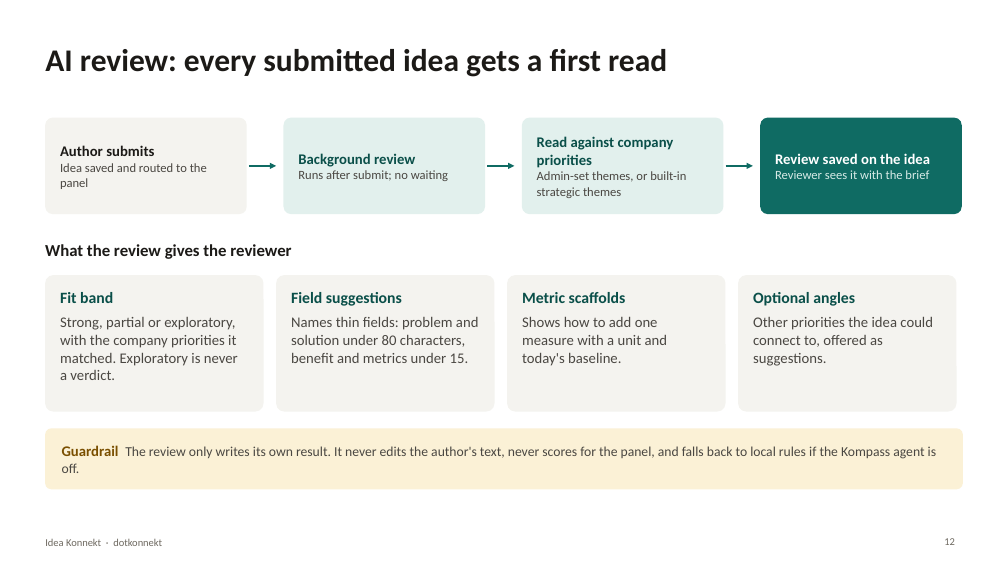
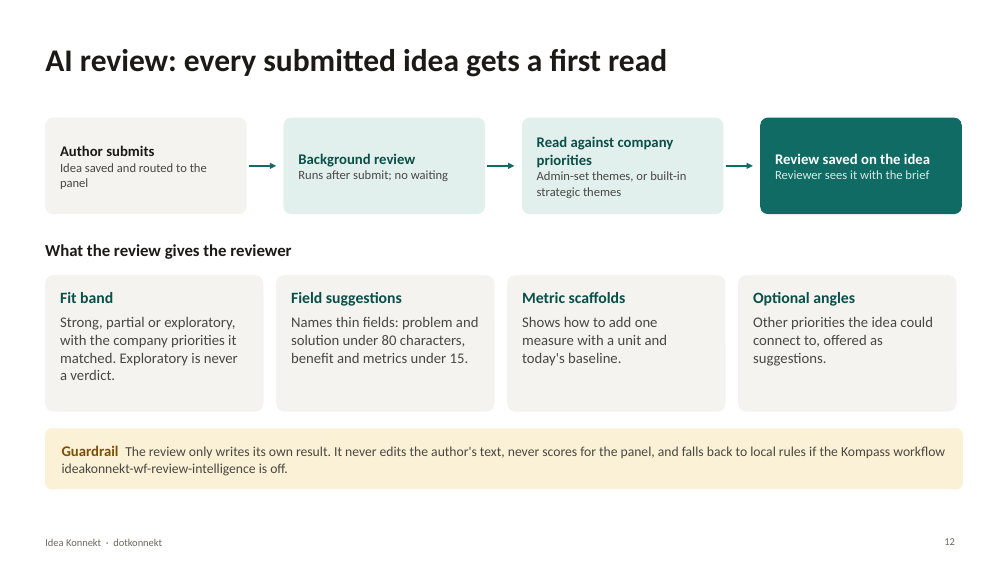
Before and after one commit to AmrithNiyogi/Idea-Hub, a slide deck: slide 12 of docs/project_docs/Idea_Konnekt_Demo.pptx. Drawn at 1008x567 pixels with LibreOffice and Linux fonts; fonts in the diff are those of the drawing. Boxes give left, top, right and bottom in pixels: in the first picture for what was removed or moved away, otherwise in the second. Text is boxed around its words. In the diff, an @@ line names an element or a change of style, - is before the commit and + after.

Commit message:
fix(ppt): update Idea Konnekt demo presentation

```diff
--- a/docs/project_docs/Idea_Konnekt_Demo.pptx
+++ b/docs/project_docs/Idea_Konnekt_Demo.pptx
@@ text in rounded rectangle at <box>62,445,945,476</box>: text changed @@
-Guardrail The review only writes its own result. It never edits the author's text, never scores for the panel, and falls back to local rules if the Kompass agent is off.
+Guardrail The review only writes its own result. It never edits the author's text, never scores for the panel, and falls back to local rules if the Kompass workflow ideakonnekt-wf-review-intelligence is off.
```
Also in this commit, not shown: 4 other slides changed.
